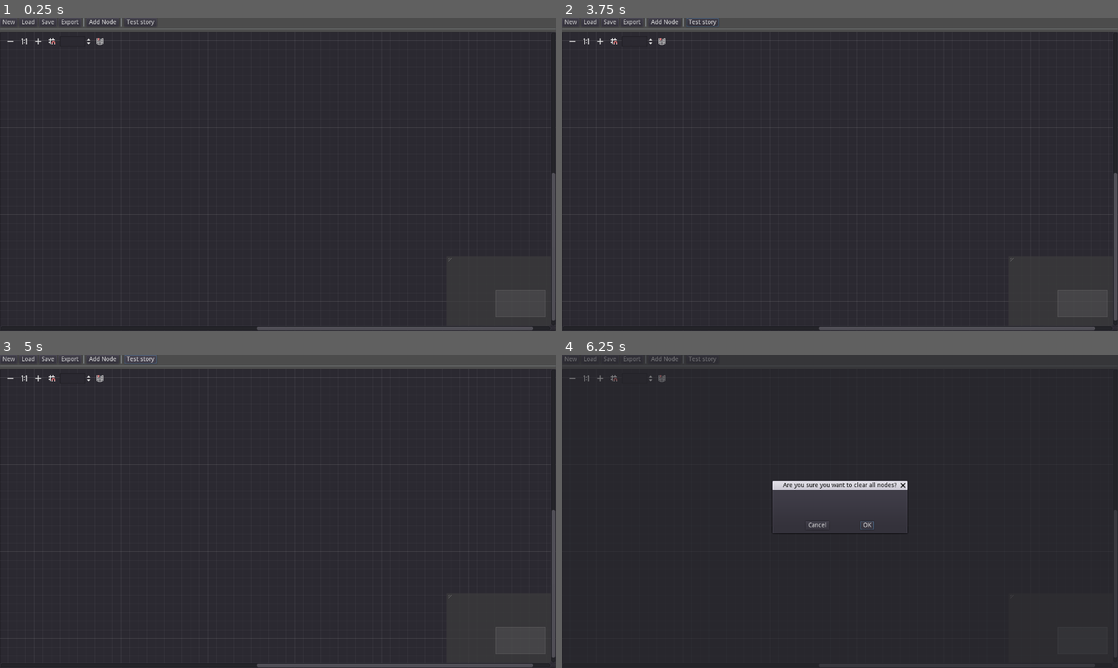
Above: before the commit, frames 1-4 (two rows, left to right).
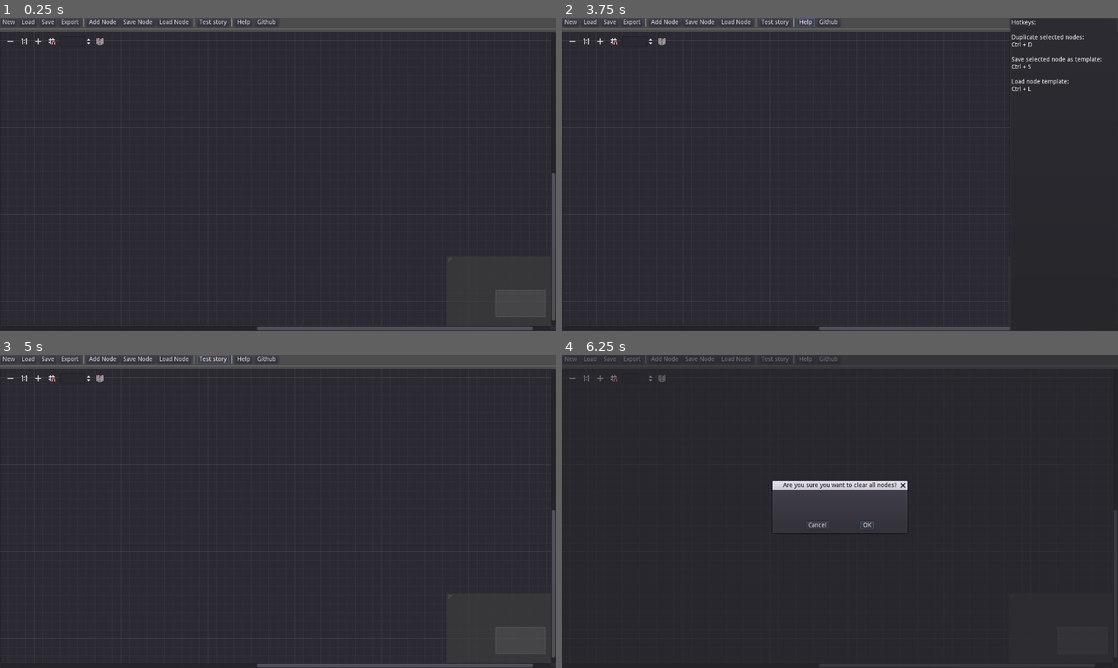
Above: after the commit, the same moments.

Repository: fossegutten/FuzzyStoryEditor
Game: Godot game, scene res://editor/StoryEditor.tscn
Same seed, same stepped clock (60 frames per second), same inputs: the game is played once before the commit and once after it.
Inputs (mouse positions are in pixels of both pictures, inside the frame that each line leads up to):
- Up to frame 1 (0.25 s): no input
- Up to frame 2 (3.75 s): click "Load" at 0.5 s; click "Save" at 1.25 s; click (701, 21) at 2 s, where only the run after the commit has a clickable "Save Node"; click (734, 21) at 2.75 s, where only the run after the commit has a clickable "Load Node"; click (806, 21) at 3.5 s, where only the run after the commit has a clickable "Help"
- Up to frame 3 (5 s): click "Test story" at 4.25 s
- Up to frame 4 (6.25 s): click "Test story" at 5 s; click "New" at 5.75 s

The runs differ from the first frame. In frame 1, 0.2% of the frame differs, in the area x 21-50%, y 0-3%; in frame 2, 2.7%, in the area x 21-100%, y 0-100%; in frame 3, 0.2%; in frame 4, 0.1%.

Commit message:
node templates wip

Diff:
--- /dev/null
+++ b/editor/GithubButton.gd
@@ -0,0 +1,5 @@
+extends Button
+
+
+func _on_GithubButton_pressed():
+	OS.shell_open("https://github.com/fossegutten/FuzzyStoryEditor")
--- /dev/null
+++ b/editor/HelpButton.gd
@@ -0,0 +1,12 @@
+extends Button
+
+
+export(NodePath) var help_popup_path : NodePath
+
+
+func _on_HelpButton_pressed():
+	var n : PopupPanel = get_node(help_popup_path)
+	if n:
+		n.popup()
+	else:
+		printerr("Path not valid: %s" % help_popup_path )
--- a/editor/StoryEditor.tscn
+++ b/editor/StoryEditor.tscn
@@ -1,10 +1,13 @@
-[gd_scene load_steps=6 format=2]
+[gd_scene load_steps=9 format=2]
 
 [ext_resource path="res://example/StoryPlayer.tscn" type="PackedScene" id=1]
 [ext_resource path="res://editor/StoryGraphEdit.gd" type="Script" id=2]
+[ext_resource path="res://editor/HelpButton.gd" type="Script" id=3]
 [ext_resource path="res://editor/StoryEditor.gd" type="Script" id=4]
 [ext_resource path="res://utility/StorySaveLoad.gd" type="Script" id=5]
 [ext_resource path="res://editor/FileDialogPanel.gd" type="Script" id=6]
+[ext_resource path="res://editor/GithubButton.gd" type="Script" id=7]
+[ext_resource path="res://editor/node_template/NodeTemplatePopupPanel.tscn" type="PackedScene" id=8]
 
 [node name="StoryEditor" type="Control"]
 anchor_right = 1.0
@@ -48,6 +51,9 @@
 margin_right = 187.0
 margin_bottom = 20.0
 text = "Export"
+__meta__ = {
+"_editor_description_": ""
+}
 
 [node name="VSeparator" type="VSeparator" parent="VBox/HBox"]
 margin_left = 191.0
@@ -61,16 +67,48 @@
 text = "Add Node"
 flat = false
 
+[node name="SaveNodeButton" type="Button" parent="VBox/HBox"]
+margin_left = 278.0
+margin_right = 357.0
+margin_bottom = 20.0
+text = "Save Node"
+
+[node name="LoadNodeButton" type="Button" parent="VBox/HBox"]
+margin_left = 361.0
+margin_right = 441.0
+margin_bottom = 20.0
+text = "Load Node"
+
 [node name="VSeparator2" type="VSeparator" parent="VBox/HBox"]
-margin_left = 278.0
-margin_right = 282.0
+margin_left = 445.0
+margin_right = 449.0
 margin_bottom = 20.0
 
 [node name="TestStoryButton" type="Button" parent="VBox/HBox"]
-margin_left = 286.0
-margin_right = 361.0
+margin_left = 453.0
+margin_right = 528.0
 margin_bottom = 20.0
 text = "Test story"
+
+[node name="VSeparator3" type="VSeparator" parent="VBox/HBox"]
+margin_left = 532.0
+margin_right = 536.0
+margin_bottom = 20.0
+
+[node name="HelpButton" type="Button" parent="VBox/HBox"]
+margin_left = 540.0
+margin_right = 582.0
+margin_bottom = 20.0
+text = "Help"
+script = ExtResource( 3 )
+help_popup_path = NodePath("../../../HelpPopupPanel")
+
+[node name="GithubButton" type="Button" parent="VBox/HBox"]
+margin_left = 586.0
+margin_right = 641.0
+margin_bottom = 20.0
+text = "Github"
+script = ExtResource( 7 )
 
 [node name="HSeparator" type="HSeparator" parent="VBox"]
 margin_top = 24.0
@@ -95,6 +133,36 @@
 [node name="AddNodePopupMenu" type="PopupMenu" parent="."]
 margin_right = 20.0
 margin_bottom = 20.0
+
+[node name="HelpPopupPanel" type="PopupPanel" parent="."]
+anchor_left = 1.0
+anchor_right = 1.0
+anchor_bottom = 1.0
+margin_left = -249.0
+__meta__ = {
+"_edit_group_": true,
+"_edit_use_anchors_": false
+}
+
+[node name="Label" type="Label" parent="HelpPopupPanel"]
+anchor_right = 1.0
+anchor_bottom = 1.0
+margin_left = 4.0
+margin_top = 4.0
+margin_right = -4.0
+margin_bottom = -4.0
+text = "Hotkeys:
+
+Duplicate selected nodes:
+Ctrl + D
+
+Save selected node as template:
+Ctrl + S
+
+Load node template:
+Ctrl + L"
+
+[node name="NodeTemplatePopupPanel" parent="." instance=ExtResource( 8 )]
 
 [node name="FileDialogPanel" type="Panel" parent="."]
 visible = false
@@ -183,6 +251,7 @@
 window_title = "Warning!"
 
 [node name="StoryPlayer" parent="." instance=ExtResource( 1 )]
+visible = false
 
 [node name="StorySaveLoad" type="Node" parent="."]
 script = ExtResource( 5 )
@@ -191,6 +260,8 @@
 [connection signal="pressed" from="VBox/HBox/SaveButton" to="." method="_on_SaveButton_pressed"]
 [connection signal="pressed" from="VBox/HBox/ExportButton" to="." method="_on_ExportButton_pressed"]
 [connection signal="pressed" from="VBox/HBox/TestStoryButton" to="." method="_on_TestStoryButton_pressed"]
+[connection signal="pressed" from="VBox/HBox/HelpButton" to="VBox/HBox/HelpButton" method="_on_HelpButton_pressed"]
+[connection signal="pressed" from="VBox/HBox/GithubButton" to="VBox/HBox/GithubButton" method="_on_GithubButton_pressed"]
 [connection signal="connection_request" from="VBox/HBox2/StoryGraphEdit" to="VBox/HBox2/StoryGraphEdit" method="_on_StoryGraphEdit_connection_request"]
 [connection signal="connection_to_empty" from="VBox/HBox2/StoryGraphEdit" to="VBox/HBox2/StoryGraphEdit" method="_on_StoryGraphEdit_connection_to_empty"]
 [connection signal="right_clicked" from="VBox/HBox2/StoryGraphEdit" to="." method="_on_StoryGraphEdit_right_clicked"]
--- /dev/null
+++ b/editor/node_template/NodeTemplateButton.gd
@@ -0,0 +1,23 @@
+extends TextureButton
+
+
+var template : Dictionary = {} setget set_template, get_template
+
+
+func set_template(value : Dictionary) -> void:
+	template = value
+	update_visuals()
+
+
+func get_template() -> Dictionary:
+	return template
+
+
+func update_visuals() -> void:
+	if template.size() == 0:
+		$Label.text = "Empty"
+		self_modulate = Color.gray
+	else:
+		$Label.text = "Something"
+		self_modulate = Color.green
+		pass
--- /dev/null
+++ b/editor/node_template/NodeTemplateButton.tscn
@@ -0,0 +1,27 @@
+[gd_scene load_steps=4 format=2]
+
+[ext_resource path="res://editor/node_template/NodeTemplateButton.gd" type="Script" id=1]
+[ext_resource path="res://editor/node_template/node_template_button_normal.png" type="Texture" id=2]
+[ext_resource path="res://editor/node_template/node_template_button_focus.png" type="Texture" id=3]
+
+[node name="NodeTemplateButton" type="TextureButton"]
+margin_right = 40.0
+margin_bottom = 40.0
+rect_min_size = Vector2( 40, 40 )
+texture_normal = ExtResource( 2 )
+texture_focused = ExtResource( 3 )
+script = ExtResource( 1 )
+__meta__ = {
+"_edit_use_anchors_": false
+}
+
+[node name="Label" type="Label" parent="."]
+anchor_right = 1.0
+anchor_bottom = 1.0
+custom_colors/font_color = Color( 0, 0, 0, 1 )
+text = "some text"
+align = 1
+valign = 1
+__meta__ = {
+"_edit_use_anchors_": false
+}
--- /dev/null
+++ b/editor/node_template/NodeTemplatePopupPanel.gd
@@ -0,0 +1,73 @@
+extends PopupPanel
+
+const BUTTON_SCENE : PackedScene = preload("res://editor/node_template/NodeTemplateButton.tscn")
+
+const TEMPLATE_BUTTONS : int = 50
+
+onready var option_button : OptionButton = $VBoxContainer/HBoxContainer/OptionButton
+onready var grid : GridContainer = $VBoxContainer/ScrollContainer/GridContainer
+
+enum Mode {
+	SAVE,
+	LOAD,
+	ERASE
+}
+var _current_mode := -1
+
+
+var immediate_template : Dictionary = {"test": 1}
+
+
+func set_current_mode(value : int) -> void:
+	_current_mode = value
+
+
+func generate_key(id : int) -> String:
+	return "template%03d" % id
+
+
+# TODO popup for edit/erase/load
+# TODO popup when save request, with slot selection and confirmation dialog if data exists (overwrite)
+	# update immediate template before saving
+
+
+func _ready():
+
+	set_current_mode(option_button.selected)
+
+	for i in TEMPLATE_BUTTONS:
+		var b : TextureButton = BUTTON_SCENE.instance()
+		grid.add_child(b)
+		b.connect("pressed", self, "_on_NodeTemplateButton_pressed", [b, i])
+
+		# load from config
+		if ConfigSaveLoad.has_value("node_templates", generate_key(i)):
+			b.set_template(ConfigSaveLoad.get_value("node_templates", generate_key(i)))
+
+
+func _input(event):
+	if event is InputEventKey:
+		if event.pressed and event.scancode == KEY_SPACE:
+			popup()
+
+
+func _on_NodeTemplateButton_pressed(button : TextureButton, id : int):
+
+	if _current_mode == Mode.SAVE:
+		button.set_template(immediate_template)
+		ConfigSaveLoad.set_value("node_templates", generate_key(id), immediate_template)
+
+	elif _current_mode == Mode.LOAD:
+
+		# TODO create node, similar to add node button in editor
+		var loaded_template : Dictionary = button.get_template()
+
+	elif _current_mode == Mode.ERASE:
+		button.set_template({})
+		ConfigSaveLoad.set_value("node_templates", generate_key(id), null)
+#	print("pressed %s %s" % [button, id])
+
+
+func _on_OptionButton_item_selected(index):
+	set_current_mode(index)
+#	print(index, " selected")
--- /dev/null
+++ b/editor/node_template/NodeTemplatePopupPanel.tscn
@@ -0,0 +1,74 @@
+[gd_scene load_steps=2 format=2]
+
+[ext_resource path="res://editor/node_template/NodeTemplatePopupPanel.gd" type="Script" id=2]
+
+[node name="NodeTemplatePopupPanel" type="PopupPanel"]
+anchor_left = 1.0
+anchor_right = 1.0
+anchor_bottom = 1.0
+margin_left = -238.0
+script = ExtResource( 2 )
+__meta__ = {
+"_edit_group_": true,
+"_edit_use_anchors_": false
+}
+
+[node name="VBoxContainer" type="VBoxContainer" parent="."]
+anchor_right = 1.0
+anchor_bottom = 1.0
+margin_left = 4.0
+margin_top = 4.0
+margin_right = -4.0
+margin_bottom = -4.0
+__meta__ = {
+"_edit_use_anchors_": false
+}
+
+[node name="HBoxContainer" type="HBoxContainer" parent="VBoxContainer"]
+margin_right = 230.0
+margin_bottom = 20.0
+
+[node name="Label" type="Label" parent="VBoxContainer/HBoxContainer"]
+margin_top = 3.0
+margin_right = 103.0
+margin_bottom = 17.0
+text = "Node templates"
+
+[node name="VSeparator" type="VSeparator" parent="VBoxContainer/HBoxContainer"]
+margin_left = 107.0
+margin_right = 111.0
+margin_bottom = 20.0
+
+[node name="Label2" type="Label" parent="VBoxContainer/HBoxContainer"]
+margin_left = 115.0
+margin_top = 3.0
+margin_right = 155.0
+margin_bottom = 17.0
+text = "Mode:"
+
+[node name="OptionButton" type="OptionButton" parent="VBoxContainer/HBoxContainer"]
+margin_left = 159.0
+margin_right = 217.0
+margin_bottom = 20.0
+text = "Save"
+items = [ "Save", null, false, 0, null, "Load", null, false, 1, null, "Erase", null, false, 2, null ]
+selected = 0
+
+[node name="HSeparator" type="HSeparator" parent="VBoxContainer"]
+margin_top = 24.0
+margin_right = 230.0
+margin_bottom = 28.0
+
+[node name="ScrollContainer" type="ScrollContainer" parent="VBoxContainer"]
+margin_top = 32.0
+margin_right = 230.0
+margin_bottom = 712.0
+size_flags_horizontal = 3
+size_flags_vertical = 3
+scroll_horizontal_enabled = false
+__meta__ = {
+"_edit_use_anchors_": false
+}
+
+[node name="GridContainer" type="GridContainer" parent="VBoxContainer/ScrollContainer"]
+[connection signal="item_selected" from="VBoxContainer/HBoxContainer/OptionButton" to="." method="_on_OptionButton_item_selected"]
--- a/example/StoryPlayer.gd
+++ b/example/StoryPlayer.gd
@@ -24,8 +24,8 @@
 	self.connect("story_completed", self, "hide")
 	hide()
 
-	expression_parser.parse('print("test")')
-	expression_parser.parse("print('test')")
+#	expression_parser.parse('print("test")')
+#	expression_parser.parse("print('test')")
 #	start("start", current_story)
 
 
Binary file added: editor/node_template/node_template_button_focus.png
Not shown, added: editor/node_template/node_template_button_focus.png.import
Binary file added: editor/node_template/node_template_button_normal.png
Not shown, added: editor/node_template/node_template_button_normal.png.import
